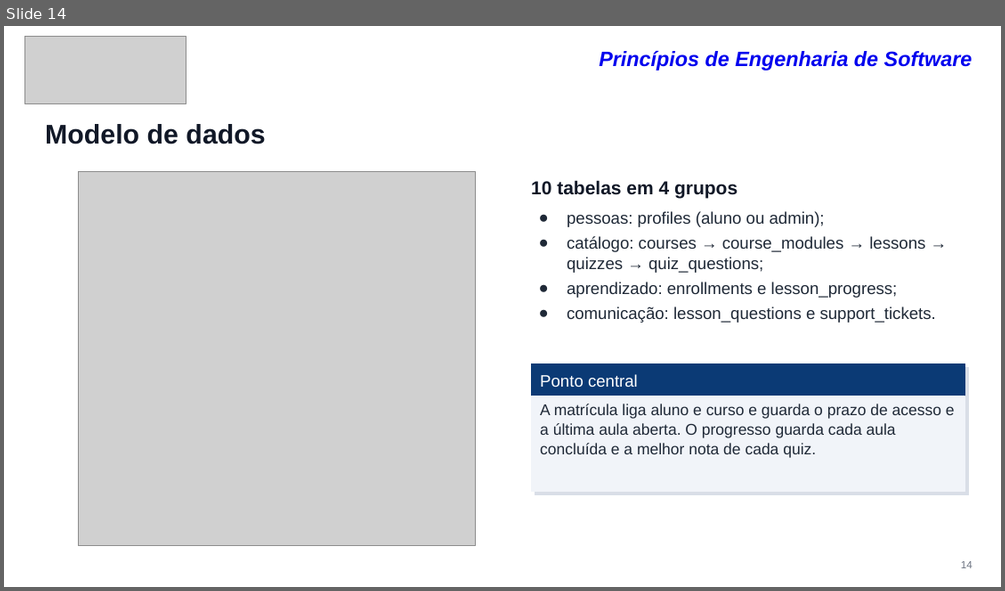
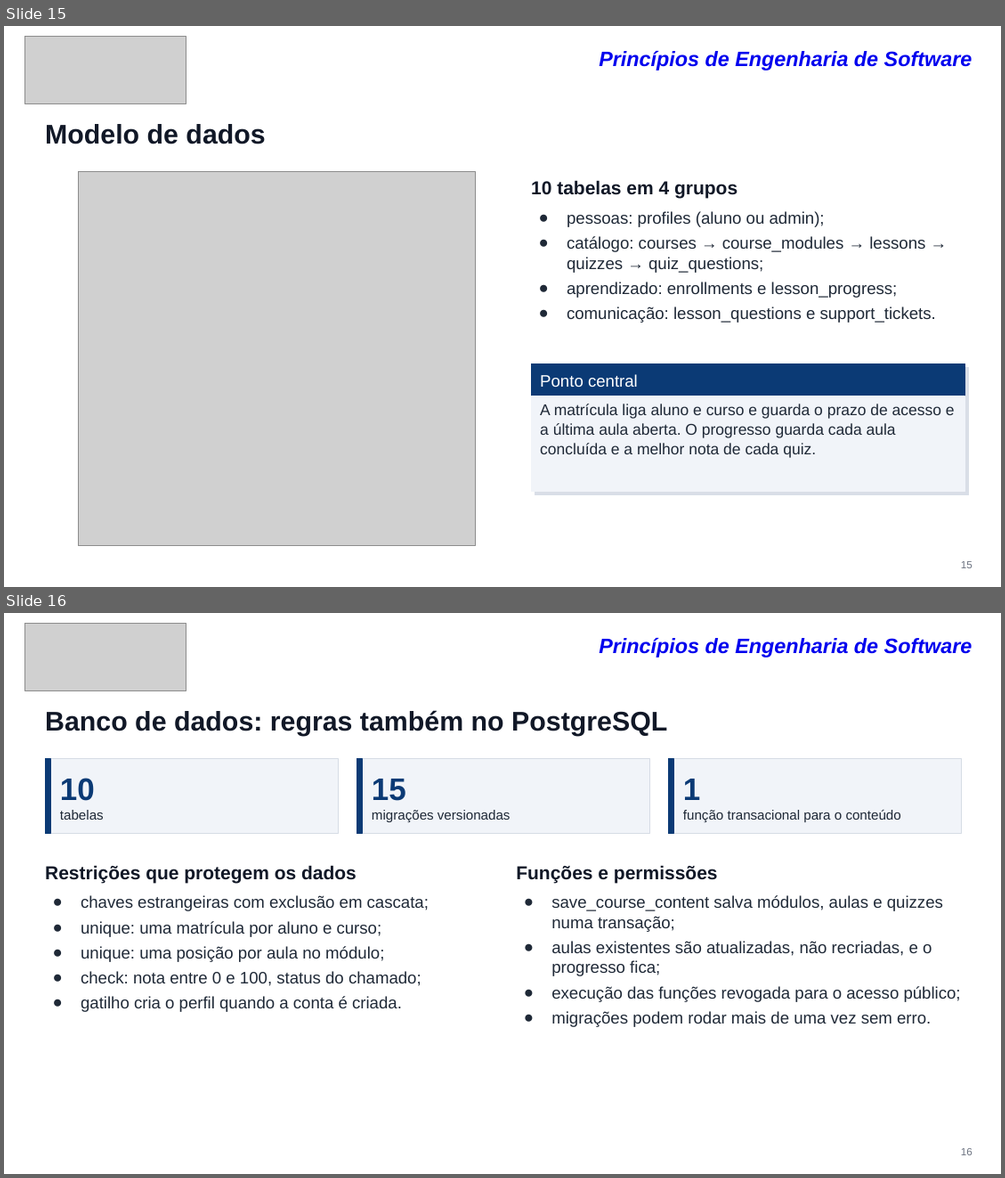
Before and after one commit to caiobento7/plataforma_cursos, a slide deck: docs/entrega/CursoLab-apresentacao.pptx. Shown one above the other, each under a label of ours: slide 14 before the commit, slides 15 and 16 after it. The pictures are 1005x591 and 1005x1178 pixels, drawn with LibreOffice and Linux fonts; fonts in the diff are those of the drawing; grey boxes stand for pictures. Boxes give left, top, right and bottom in pixels: in the first picture for what was removed or moved away, otherwise in the second. Text is boxed around its words. In the diff, an @@ line names an element or a change of style, - is before the commit and + after.

```diff
--- a/docs/entrega/CursoLab-apresentacao.pptx
+++ b/docs/entrega/CursoLab-apresentacao.pptx
@@ slide 16 added at box(4, 613, 1001, 1174), background #FFFFFF @@
@@ picture added at box(25, 624, 186, 690) @@
@@ text added at box(599, 638, 972, 657), 20 pt, text #0000EE, bold, italic @@
+Princípios de Engenharia de Software
@@ text added at box(45, 710, 667, 736), 26 pt, text #111827, bold @@
+Banco de dados: regras também no PostgreSQL
@@ rectangle added at box(45, 759, 339, 834), fill #F1F4F9, outline #D6DCE5 1 pt @@
@@ rectangle added at box(45, 759, 50, 834), fill #0B3A75, outline #0B3A75 1 pt @@
@@ rectangle added at box(357, 759, 650, 834), fill #F1F4F9, outline #D6DCE5 1 pt @@
@@ rectangle added at box(357, 759, 362, 834), fill #0B3A75, outline #0B3A75 1 pt @@
@@ rectangle added at box(668, 759, 961, 834), fill #F1F4F9, outline #D6DCE5 1 pt @@
@@ rectangle added at box(668, 759, 673, 834), fill #0B3A75, outline #0B3A75 1 pt @@
@@ text added at box(60, 778, 104, 819), 13 pt, text #1F2937 @@
+10
+tabelas
@@ text added at box(372, 779, 510, 822), 13 pt, text #1F2937 @@
+15
+migrações versionadas
@@ text added at box(683, 779, 901, 822), 13 pt, text #1F2937 @@
+1
+função transacional para o conteúdo
@@ text added at box(45, 865, 356, 883), 18 pt, text #111827, bold @@
+Restrições que protegem os dados
@@ text added at box(516, 865, 718, 883), 18 pt, text #111827, bold @@
+Funções e permissões
@@ text added at box(81, 895, 429, 1012), 16 pt, text #1F2937 @@
+● chaves estrangeiras com exclusão em cascata;
+● unique: uma matrícula por aluno e curso;
+● unique: uma posição por aula no módulo;
+● check: nota entre 0 e 100, status do chamado;
+● gatilho cria o perfil quando a conta é criada.
@@ text added at box(551, 895, 961, 1027), 16 pt, text #1F2937 @@
+● save_course_content salva módulos, aulas e quizzes numa transação;
+● aulas existentes são atualizadas, não recriadas, e o progresso fica;
+● execução das funções revogada para o acesso público;
+● migrações podem rodar mais de uma vez sem erro.
@@ text added at box(961, 1148, 972, 1155), 10 pt, text #6B7280 @@
+16
@@ what was slide 14 is now slide 15 @@
@@ slide 15 changed as well @@
@@ text at box(961, 561, 972, 568): text changed @@
-14
+15
```
Also in this commit, not shown: 18 other slides changed, 7 other slides added, 5 slides removed, 14 other files.
